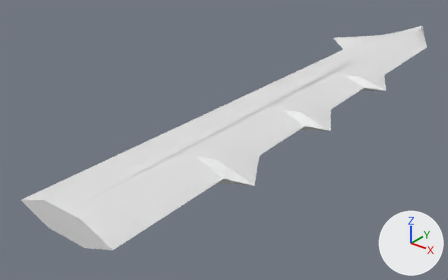
A saved change to the glTF model godot/assets/waffen/modelle/messerklinge/t6_2.glb.
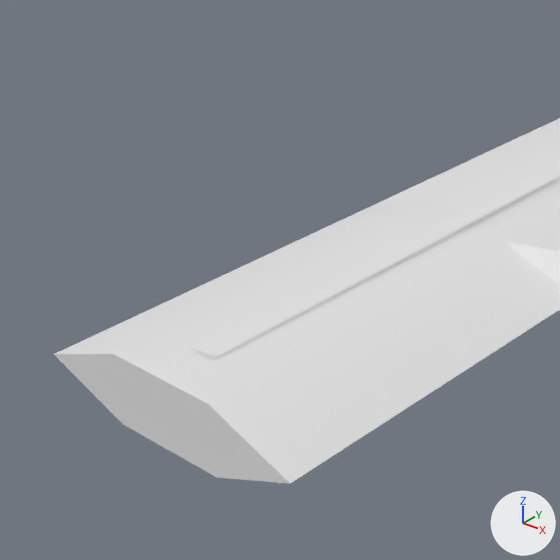
Each version is shown whole from a 50 mm lens placed at (0.1267, -0.0005, 0.097), pointed at (-0.0194, 0.1821, -0.0162), then close up on the part from 0% to 49% of the width and 22% to 100% of the height. The axes (+X, +Y, +Z) are drawn at lower right. The lights are the same throughout. The first two pictures are the older version. Vertices at exactly the same position are counted once.

Names of what the first close-up shows: 'messerklinge_t6_2'.
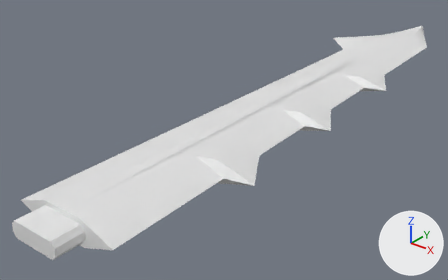
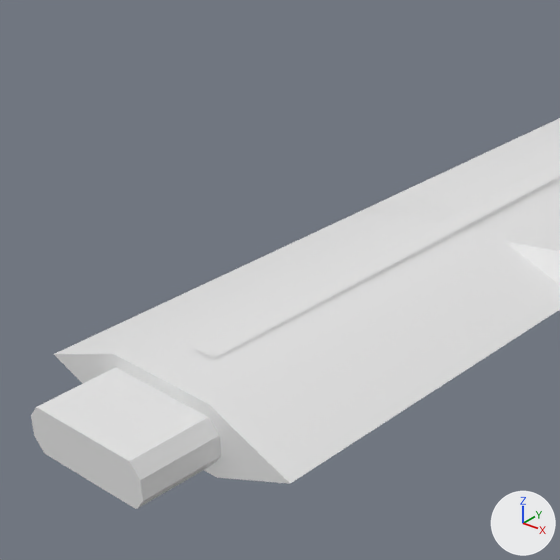
Location of each change, [x1, y1, x2, y2] in pixels of the close-ups (560 x 560 px):
'messerklinge_t6_2', reshaped
    before: [54, 118, 560, 484]
    after: [31, 118, 560, 509]
part 1 of me_messerklinge_t6_2, added
    after: [31, 367, 222, 509]

The change, as a list of edits to the scene's bpy script:
```text
Add mat_beschlag:
    mat_beschlag = principled_material('beschlag')
    mat_beschlag.base_color = (0.8, 0.8, 0.8)  # white #e7e7e7
Change me_messerklinge_t6_2:
    used by ob_messerklinge_t6_2; location = (0.0, 0.0, 0.0)
    remove me_messerklinge_t6_2.from_pydata(...)  # 697 vertices, 1350 faces; spans x -0.032..0.029, y 0.086..0.338, z -0.005..0.005
    add me_messerklinge_t6_2.from_pydata(...)  # 713 vertices, 1378 faces; spans x -0.032..0.029, y 0.076..0.338, z -0.005..0.005
    me_messerklinge_t6_2 part 1: a new loose piece of 16 vertices spanning x -0.009..0.009, y 0.076..0.088, z -0.003..0.003, in mat_beschlag (white #e7e7e7)
    add me_messerklinge_t6_2.materials.append(mat_beschlag)  # white #e7e7e7
```
